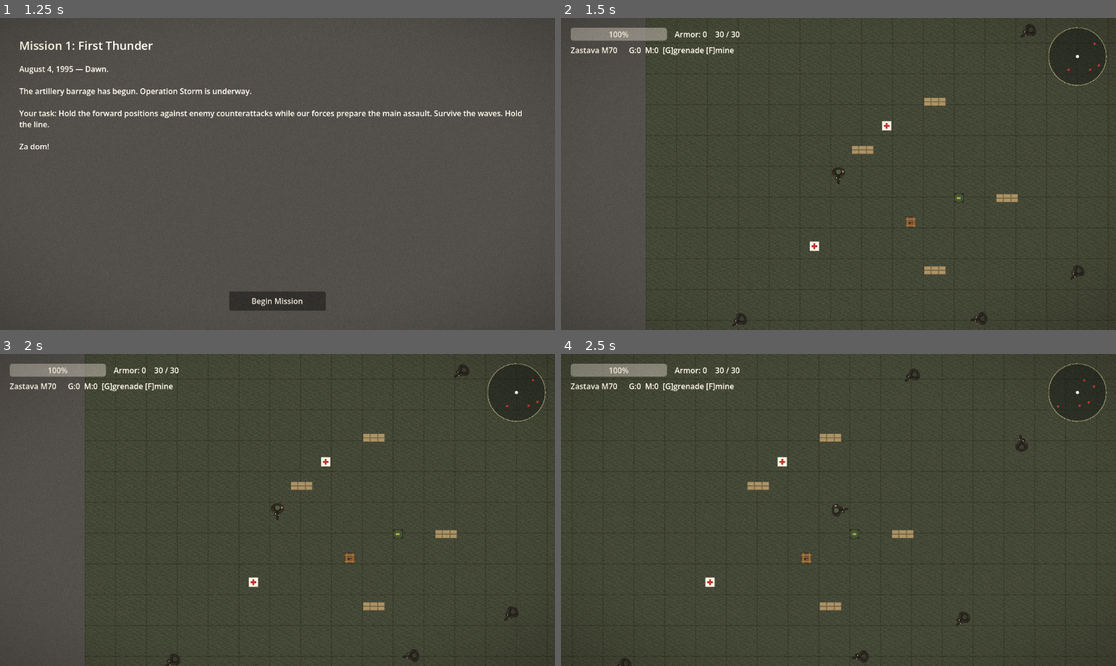
Above: before the commit, frames 1-4 (two rows, left to right).
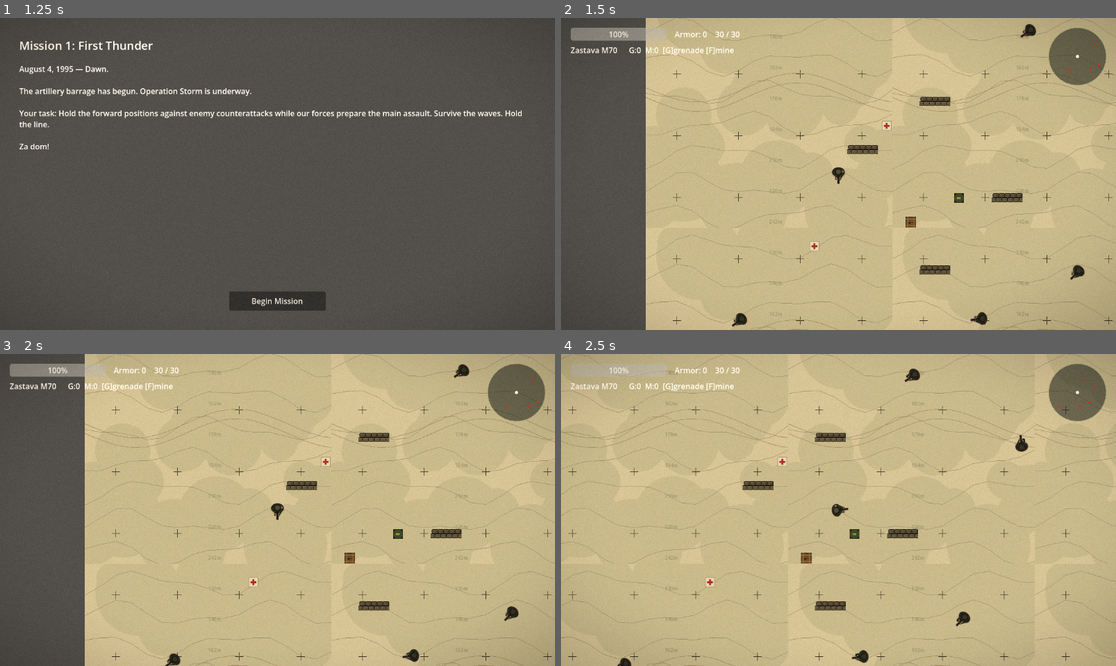
Above: after the commit, the same moments.

Repository: VrachoxWizard/storm-game
Game: Godot game, scene res://scenes/Main.tscn
Same seed, same stepped clock (60 frames per second), same inputs: the game is played once before the commit and once after it.
Inputs (mouse positions are in pixels of both pictures, inside the frame that each line leads up to):
- Up to frame 1 (1.25 s): click "Start Campaign" at 0.5 s
- Up to frame 2 (1.5 s): click "Begin Mission" at 1.25 s
- Up to frame 3 (2 s): no input
- Up to frame 4 (2.5 s): move the mouse to (960, 494) at 2.02 s; hold D (move_right) from 2.03 s (still down); hold Space (dodge) from 2.03 s (still down)

Frame 1 is identical in both runs. In frame 2, 84% of the frame differs, in the area x 15-100%, y 0-100%; in frame 3, 84%; in frame 4, 99%, in the area x 0-100%, y 0-100%.

Commit message:
feat(maps): overhaul all 5 campaign missions with themed terrain, illustrated buildings, and CanvasModulate

Diff:
--- /dev/null
+++ b/scenes/environment/BuildingTileRoof.tscn
@@ -0,0 +1,21 @@
+[gd_scene load_steps=4 format=3]
+
+[ext_resource type="Texture2D" path="res://assets/sprites/props/building_roof_tiles.png" id="1_roof"]
+
+[sub_resource type="RectangleShape2D" id="RectangleShape2D_1"]
+size = Vector2(160, 120)
+
+[node name="BuildingTileRoof" type="StaticBody2D"]
+collision_layer = 32
+collision_mask = 0
+
+[node name="Shadow" type="Sprite2D" parent="."]
+modulate = Color(0, 0, 0, 0.35)
+position = Vector2(12, 14)
+texture = ExtResource("1_roof")
+
+[node name="Sprite2D" type="Sprite2D" parent="."]
+texture = ExtResource("1_roof")
+
+[node name="CollisionShape2D" type="CollisionShape2D" parent="."]
+shape = SubResource("RectangleShape2D_1")
--- /dev/null
+++ b/scenes/environment/BuildingTinRoof.tscn
@@ -0,0 +1,21 @@
+[gd_scene load_steps=4 format=3]
+
+[ext_resource type="Texture2D" path="res://assets/sprites/props/building_roof_tin.png" id="1_roof"]
+
+[sub_resource type="RectangleShape2D" id="RectangleShape2D_1"]
+size = Vector2(140, 100)
+
+[node name="BuildingTinRoof" type="StaticBody2D"]
+collision_layer = 32
+collision_mask = 0
+
+[node name="Shadow" type="Sprite2D" parent="."]
+modulate = Color(0, 0, 0, 0.35)
+position = Vector2(10, 12)
+texture = ExtResource("1_roof")
+
+[node name="Sprite2D" type="Sprite2D" parent="."]
+texture = ExtResource("1_roof")
+
+[node name="CollisionShape2D" type="CollisionShape2D" parent="."]
+shape = SubResource("RectangleShape2D_1")
--- /dev/null
+++ b/scenes/environment/BunkerEmplacement.tscn
@@ -0,0 +1,21 @@
+[gd_scene load_steps=4 format=3]
+
+[ext_resource type="Texture2D" path="res://assets/sprites/props/bunker_concrete.png" id="1_bunker"]
+
+[sub_resource type="RectangleShape2D" id="RectangleShape2D_1"]
+size = Vector2(96, 72)
+
+[node name="BunkerEmplacement" type="StaticBody2D"]
+collision_layer = 32
+collision_mask = 0
+
+[node name="Shadow" type="Sprite2D" parent="."]
+modulate = Color(0, 0, 0, 0.4)
+position = Vector2(8, 10)
+texture = ExtResource("1_bunker")
+
+[node name="Sprite2D" type="Sprite2D" parent="."]
+texture = ExtResource("1_bunker")
+
+[node name="CollisionShape2D" type="CollisionShape2D" parent="."]
+shape = SubResource("RectangleShape2D_1")
--- a/scenes/missions/Mission1.tscn
+++ b/scenes/missions/Mission1.tscn
@@ -8,8 +8,8 @@
 [ext_resource type="PackedScene" path="res://scenes/pickups/WeaponPickup.tscn" id="6_weaponpickup"]
 [ext_resource type="Script" path="res://scripts/missions/MissionController.gd" id="7_controller"]
 [ext_resource type="Resource" path="res://resources/weapons/hawk_shotgun.tres" id="8_hawk"]
-[ext_resource type="Texture2D" path="res://assets/sprites/ground_tile.png" id="9_ground"]
-[ext_resource type="Texture2D" path="res://assets/sprites/sandbag.png" id="10_sandbag"]
+[ext_resource type="Texture2D" path="res://assets/sprites/terrain/terrain_staging.png" id="9_ground"]
+[ext_resource type="Texture2D" path="res://assets/sprites/props/sandbag_straight.png" id="10_sandbag"]
 
 [sub_resource type="RectangleShape2D" id="RectangleShape2D_horiz"]
 size = Vector2(1240, 20)
@@ -18,9 +18,12 @@
 size = Vector2(20, 840)
 
 [sub_resource type="RectangleShape2D" id="RectangleShape2D_sandbag"]
-size = Vector2(48, 20)
+size = Vector2(64, 24)
 
 [node name="Mission1" type="Node2D"]
+
+[node name="CanvasModulate" type="CanvasModulate" parent="."]
+color = Color(0.909804, 0.862745, 0.721569, 1)
 
 [node name="Ground" type="TextureRect" parent="."]
 offset_right = 1200.0
--- a/scenes/missions/Mission2.tscn
+++ b/scenes/missions/Mission2.tscn
@@ -13,8 +13,8 @@
 [ext_resource type="Script" path="res://scripts/missions/ObjectiveTracker.gd" id="11_obj"]
 [ext_resource type="Script" path="res://scripts/missions/Checkpoint.gd" id="12_cp"]
 [ext_resource type="Resource" path="res://resources/weapons/rpg.tres" id="13_rpg"]
-[ext_resource type="Texture2D" path="res://assets/sprites/ground_tile.png" id="14_ground"]
-[ext_resource type="Texture2D" path="res://assets/sprites/sandbag.png" id="15_sandbag"]
+[ext_resource type="Texture2D" path="res://assets/sprites/terrain/terrain_trenches.png" id="14_ground"]
+[ext_resource type="Texture2D" path="res://assets/sprites/props/sandbag_straight.png" id="15_sandbag"]
 
 [sub_resource type="RectangleShape2D" id="RectangleShape2D_horiz"]
 size = Vector2(1400, 20)
@@ -30,12 +30,14 @@
 
 [node name="Mission2" type="Node2D"]
 
+[node name="CanvasModulate" type="CanvasModulate" parent="."]
+color = Color(0.768627, 0.8, 0.768627, 1)
+
 [node name="Ground" type="TextureRect" parent="."]
 offset_right = 1400.0
 offset_bottom = 880.0
 texture = ExtResource("14_ground")
 stretch_mode = 1
-modulate = Color(0.85, 0.8, 0.7, 1)
 
 [node name="Player" parent="." instance=ExtResource("1_player")]
 position = Vector2(120, 440)
--- a/scenes/missions/Mission3.tscn
+++ b/scenes/missions/Mission3.tscn
@@ -15,8 +15,8 @@
 [ext_resource type="Script" path="res://scripts/missions/Checkpoint.gd" id="13_cp"]
 [ext_resource type="Resource" path="res://resources/weapons/rpg.tres" id="14_rpg"]
 [ext_resource type="Resource" path="res://resources/weapons/m48_mauser.tres" id="15_mauser"]
-[ext_resource type="Texture2D" path="res://assets/sprites/ground_tile.png" id="16_ground"]
-[ext_resource type="Texture2D" path="res://assets/sprites/sandbag.png" id="17_sandbag"]
+[ext_resource type="Texture2D" path="res://assets/sprites/terrain/terrain_highway.png" id="16_ground"]
+[ext_resource type="Texture2D" path="res://assets/sprites/props/sandbag_straight.png" id="17_sandbag"]
 
 [sub_resource type="RectangleShape2D" id="RectangleShape2D_horiz"]
 size = Vector2(1600, 20)
@@ -32,12 +32,14 @@
 
 [node name="Mission3" type="Node2D"]
 
+[node name="CanvasModulate" type="CanvasModulate" parent="."]
+color = Color(0.94902, 0.921569, 0.878431, 1)
+
 [node name="Ground" type="TextureRect" parent="."]
 offset_right = 1600.0
 offset_bottom = 980.0
 texture = ExtResource("16_ground")
 stretch_mode = 1
-modulate = Color(0.75, 0.85, 0.7, 1)
 
 [node name="Player" parent="." instance=ExtResource("1_player")]
 position = Vector2(100, 480)
--- a/scenes/missions/Mission4.tscn
+++ b/scenes/missions/Mission4.tscn
@@ -16,7 +16,9 @@
 [ext_resource type="Script" path="res://scripts/missions/Checkpoint.gd" id="14_cp"]
 [ext_resource type="Resource" path="res://resources/weapons/rpg.tres" id="15_rpg"]
 [ext_resource type="Resource" path="res://resources/weapons/skorpion_smg.tres" id="16_smg"]
-[ext_resource type="Texture2D" path="res://assets/sprites/ground_tile.png" id="17_ground"]
+[ext_resource type="Texture2D" path="res://assets/sprites/terrain/terrain_urban.png" id="17_ground"]
+[ext_resource type="PackedScene" path="res://scenes/environment/BuildingTileRoof.tscn" id="18_b_tile"]
+[ext_resource type="PackedScene" path="res://scenes/environment/BuildingTinRoof.tscn" id="19_b_tin"]
 
 [sub_resource type="RectangleShape2D" id="RectangleShape2D_horiz"]
 size = Vector2(1400, 20)
@@ -30,64 +32,30 @@
 [sub_resource type="CircleShape2D" id="CircleShape2D_cp"]
 radius = 40.0
 
-[sub_resource type="RectangleShape2D" id="RectangleShape2D_building"]
-size = Vector2(80, 120)
+[node name="Mission4" type="Node2D"]
 
-[node name="Mission4" type="Node2D"]
+[node name="CanvasModulate" type="CanvasModulate" parent="."]
+color = Color(0.815686, 0.741176, 0.666667, 1)
 
 [node name="Ground" type="TextureRect" parent="."]
 offset_right = 1400.0
 offset_bottom = 980.0
 texture = ExtResource("17_ground")
 stretch_mode = 1
-modulate = Color(0.7, 0.7, 0.75, 1)
 
 [node name="Player" parent="." instance=ExtResource("1_player")]
 position = Vector2(100, 500)
 
 [node name="Buildings" type="Node2D" parent="."]
 
-[node name="B1" type="StaticBody2D" parent="Buildings"]
+[node name="B1" parent="Buildings" instance=ExtResource("18_b_tile")]
 position = Vector2(350, 250)
-collision_layer = 32
 
-[node name="CollisionShape2D" type="CollisionShape2D" parent="Buildings/B1"]
-shape = SubResource("RectangleShape2D_building")
+[node name="B2" parent="Buildings" instance=ExtResource("19_b_tin")]
+position = Vector2(550, 650)
 
-[node name="ColorRect" type="ColorRect" parent="Buildings/B1"]
-offset_left = -40.0
-offset_top = -60.0
-offset_right = 40.0
-offset_bottom = 60.0
-color = Color(0.35, 0.32, 0.3, 1)
-
-[node name="B2" type="StaticBody2D" parent="Buildings"]
-position = Vector2(550, 650)
-collision_layer = 32
-
-[node name="CollisionShape2D" type="CollisionShape2D" parent="Buildings/B2"]
-shape = SubResource("RectangleShape2D_building")
-
-[node name="ColorRect" type="ColorRect" parent="Buildings/B2"]
-offset_left = -40.0
-offset_top = -60.0
-offset_right = 40.0
-offset_bottom = 60.0
-color = Color(0.35, 0.32, 0.3, 1)
-
-[node name="B3" type="StaticBody2D" parent="Buildings"]
+[node name="B3" parent="Buildings" instance=ExtResource("18_b_tile")]
 position = Vector2(800, 300)
-collision_layer = 32
-
-[node name="CollisionShape2D" type="CollisionShape2D" parent="Buildings/B3"]
-shape = SubResource("RectangleShape2D_building")
-
-[node name="ColorRect" type="ColorRect" parent="Buildings/B3"]
-offset_left = -40.0
-offset_top = -60.0
-offset_right = 40.0
-offset_bottom = 60.0
-color = Color(0.35, 0.32, 0.3, 1)
 
 [node name="Enemies" type="Node2D" parent="."]
 
--- a/scenes/missions/Mission5.tscn
+++ b/scenes/missions/Mission5.tscn
@@ -16,7 +16,7 @@
 [ext_resource type="Script" path="res://scripts/missions/Checkpoint.gd" id="14_cp"]
 [ext_resource type="Script" path="res://scripts/missions/FlagObjective.gd" id="15_flag"]
 [ext_resource type="Resource" path="res://resources/weapons/rpg.tres" id="16_rpg"]
-[ext_resource type="Texture2D" path="res://assets/sprites/ground_tile.png" id="17_ground"]
+[ext_resource type="Texture2D" path="res://assets/sprites/terrain/terrain_fortress.png" id="17_ground"]
 [ext_resource type="Texture2D" path="res://assets/sprites/flag.png" id="18_flagtex"]
 
 [sub_resource type="RectangleShape2D" id="RectangleShape2D_horiz"]
@@ -33,12 +33,14 @@
 
 [node name="Mission5" type="Node2D"]
 
+[node name="CanvasModulate" type="CanvasModulate" parent="."]
+color = Color(0.870588, 0.752941, 0.690196, 1)
+
 [node name="Ground" type="TextureRect" parent="."]
 offset_right = 1400.0
 offset_bottom = 980.0
 texture = ExtResource("17_ground")
 stretch_mode = 1
-modulate = Color(0.8, 0.72, 0.55, 1)
 
 [node name="Player" parent="." instance=ExtResource("1_player")]
 position = Vector2(120, 700)
--- a/scripts/enemies/Bunker.gd
+++ b/scripts/enemies/Bunker.gd
@@ -60,9 +60,9 @@
 
 func _die() -> void:
 	current_state = State.DEAD
-	destroyed.emit()
-	enemy_died.emit(self)
-	ScoreManager.record_emplacement_destroyed()
+	var sm = get_node_or_null("/root/ScoreManager")
+	if sm:
+		sm.record_emplacement_destroyed()
 	queue_free()
 
 
--- a/scripts/enemies/Mortar.gd
+++ b/scripts/enemies/Mortar.gd
@@ -54,9 +54,9 @@
 	if is_instance_valid(_warning):
 		_warning.queue_free()
 	current_state = State.DEAD
-	destroyed.emit()
-	enemy_died.emit(self)
-	ScoreManager.record_emplacement_destroyed()
+	var sm = get_node_or_null("/root/ScoreManager")
+	if sm:
+		sm.record_emplacement_destroyed()
 	queue_free()
 
 
--- a/scripts/missions/Mission2Controller.gd
+++ b/scripts/missions/Mission2Controller.gd
@@ -71,11 +71,15 @@
 	if _mission_complete:
 		return
 	_mission_complete = true
-	GameManager.complete_mission()
+	var gm = get_node_or_null("/root/GameManager")
+	if gm:
+		gm.complete_mission()
 
 
 func _on_player_died() -> void:
-	ScoreManager.record_death()
+	var sm = get_node_or_null("/root/ScoreManager")
+	if sm:
+		sm.record_death()
 	get_tree().create_timer(1.0).timeout.connect(func() -> void:
 		player.restore_checkpoint()
 	)
--- a/scripts/missions/Mission3Controller.gd
+++ b/scripts/missions/Mission3Controller.gd
@@ -43,11 +43,15 @@
 	if _mission_complete:
 		return
 	_mission_complete = true
-	GameManager.complete_mission()
+	var gm = get_node_or_null("/root/GameManager")
+	if gm:
+		gm.complete_mission()
 
 
 func _on_player_died() -> void:
-	ScoreManager.record_death()
+	var sm = get_node_or_null("/root/ScoreManager")
+	if sm:
+		sm.record_death()
 	get_tree().create_timer(1.0).timeout.connect(func() -> void:
 		player.restore_checkpoint()
 	)
--- a/scripts/missions/Mission4Controller.gd
+++ b/scripts/missions/Mission4Controller.gd
@@ -42,11 +42,15 @@
 	if _mission_complete:
 		return
 	_mission_complete = true
-	GameManager.complete_mission()
+	var gm = get_node_or_null("/root/GameManager")
+	if gm:
+		gm.complete_mission()
 
 
 func _on_player_died() -> void:
-	ScoreManager.record_death()
+	var sm = get_node_or_null("/root/ScoreManager")
+	if sm:
+		sm.record_death()
 	get_tree().create_timer(1.0).timeout.connect(func() -> void:
 		player.restore_checkpoint()
 	)
--- a/scripts/missions/Mission5Controller.gd
+++ b/scripts/missions/Mission5Controller.gd
@@ -72,7 +72,9 @@
 	_mission_complete = true
 	_set_hud("Victory! The flag flies over Knin.")
 	get_tree().create_timer(1.5).timeout.connect(func() -> void:
-		GameManager.complete_mission()
+		var gm = get_node_or_null("/root/GameManager")
+		if gm:
+			gm.complete_mission()
 	)
 
 
@@ -83,7 +85,9 @@
 
 
 func _on_player_died() -> void:
-	ScoreManager.record_death()
+	var sm = get_node_or_null("/root/ScoreManager")
+	if sm:
+		sm.record_death()
 	get_tree().create_timer(1.0).timeout.connect(func() -> void:
 		player.restore_checkpoint()
 	)
--- a/scripts/missions/MissionController.gd
+++ b/scripts/missions/MissionController.gd
@@ -75,11 +75,15 @@
 	if _mission_complete:
 		return
 	_mission_complete = true
-	GameManager.complete_mission()
+	var gm = get_node_or_null("/root/GameManager")
+	if gm:
+		gm.complete_mission()
 
 
 func _on_player_died() -> void:
-	ScoreManager.record_death()
+	var sm = get_node_or_null("/root/ScoreManager")
+	if sm:
+		sm.record_death()
 	# Brief delay then respawn
 	get_tree().create_timer(1.0).timeout.connect(_respawn_player)
 
--- a/scripts/pickups/PickupBase.gd
+++ b/scripts/pickups/PickupBase.gd
@@ -13,8 +13,10 @@
 	if body.is_in_group("player"):
 		_apply_effect(body)
 		picked_up.emit()
-		if Engine.get_main_loop().root.get_node_or_null("/root/SoundManager"):
-			SoundManager.play_sfx("pickup")
+		var root_node = Engine.get_main_loop().root if Engine.get_main_loop() else null
+		var sm = root_node.get_node_or_null("/root/SoundManager") if root_node else null
+		if sm:
+			sm.play_sfx("pickup")
 		queue_free()
 
 
--- /dev/null
+++ b/tests/test_missions_visual.gd
@@ -0,0 +1,96 @@
+extends SceneTree
+
+func _init() -> void:
+	# Check all 5 missions
+	var expected_modulate = {
+		1: Color("E8DCB8"),
+		2: Color("C4CCC4"),
+		3: Color("F2EBE0"),
+		4: Color("D0BDAA"),
+		5: Color("DEC0B0")
+	}
+
+	var expected_terrain = {
+		1: "res://assets/sprites/terrain/terrain_staging.png",
+		2: "res://assets/sprites/terrain/terrain_trenches.png",
+		3: "res://assets/sprites/terrain/terrain_highway.png",
+		4: "res://assets/sprites/terrain/terrain_urban.png",
+		5: "res://assets/sprites/terrain/terrain_fortress.png"
+	}
+
+	for m in range(1, 6):
+		var path = "res://scenes/missions/Mission%d.tscn" % m
+		var scn = load(path)
+		if scn == null:
+			print("FAIL: Mission%d failed to load" % m)
+			quit(1)
+			return
+		var inst = scn.instantiate()
+		root.add_child(inst)
+
+		# Check CanvasModulate
+		if not inst.has_node("CanvasModulate"):
+			print("FAIL: Mission%d missing CanvasModulate atmospheric lighting" % m)
+			quit(1)
+			return
+
+		var cm = inst.get_node("CanvasModulate") as CanvasModulate
+		if cm == null:
+			print("FAIL: Mission%d CanvasModulate is not a CanvasModulate node" % m)
+			quit(1)
+			return
+
+		var expected_col: Color = expected_modulate[m]
+		if not cm.color.is_equal_approx(expected_col):
+			print("FAIL: Mission%d CanvasModulate color %s does not match expected %s" % [m, cm.color.to_html(false), expected_col.to_html(false)])
+			quit(1)
+			return
+
+		# Check Ground TextureRect
+		var ground = inst.get_node_or_null("Ground") as TextureRect
+		if ground == null:
+			print("FAIL: Mission%d missing Ground TextureRect" % m)
+			quit(1)
+			return
+		if ground.texture == null or ground.texture.resource_path != expected_terrain[m]:
+			var actual_path = ground.texture.resource_path if ground.texture else "null"
+			print("FAIL: Mission%d ground texture '%s' does not match '%s'" % [m, actual_path, expected_terrain[m]])
+			quit(1)
+			return
+
+		# For Mission 4, ensure no ColorRect nodes under Buildings
+		if m == 4:
+			var b_node = inst.get_node_or_null("Buildings")
+			if b_node:
+				for child in b_node.get_children():
+					if child.has_node("ColorRect"):
+						print("FAIL: Mission 4 still contains placeholder ColorRect buildings")
+						quit(1)
+						return
+		inst.queue_free()
+
+	# Verify architectural prefabs
+	var prefabs = [
+		"res://scenes/environment/BuildingTileRoof.tscn",
+		"res://scenes/environment/BuildingTinRoof.tscn",
+		"res://scenes/environment/BunkerEmplacement.tscn"
+	]
+	for p in prefabs:
+		var p_scn = load(p)
+		if p_scn == null:
+			print("FAIL: Prefab failed to load: %s" % p)
+			quit(1)
+			return
+		var p_inst = p_scn.instantiate()
+		if not (p_inst is StaticBody2D):
+			print("FAIL: Prefab %s root is not StaticBody2D" % p)
+			quit(1)
+			return
+		if p_inst.collision_layer != 32:
+			print("FAIL: Prefab %s collision_layer is %d, expected 32" % [p, p_inst.collision_layer])
+			quit(1)
+			return
+		p_inst.queue_free()
+
+	print("PASS: All 5 missions verified with visual upgrades")
+	quit(0)
